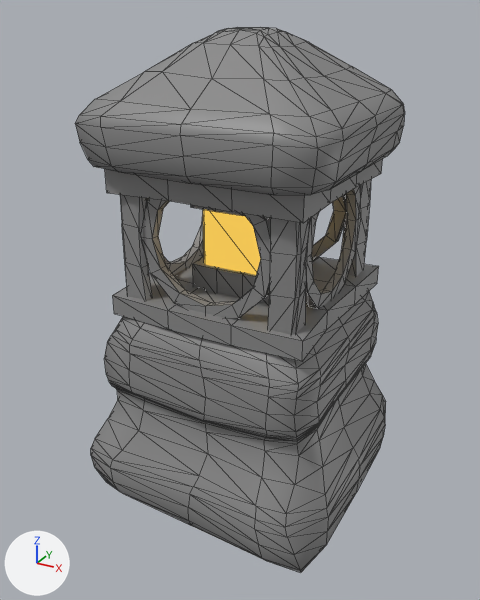
One commit to the glTF model decorations/lantern/lantern.glb: the scene before it, then after it.
Before and after are seen from a camera (50 mm lens) standing at (0.655, -1.242, 1.05) and looking at (-0.011, -0.031, 0.445). Every picture has the same lights, and +X, +Y and +Z are marked at lower left. Mesh edges are drawn as thin lines. Where no turn or scale is listed for an object, it has been applied to the vertices. Vertices at the same position are counted once.
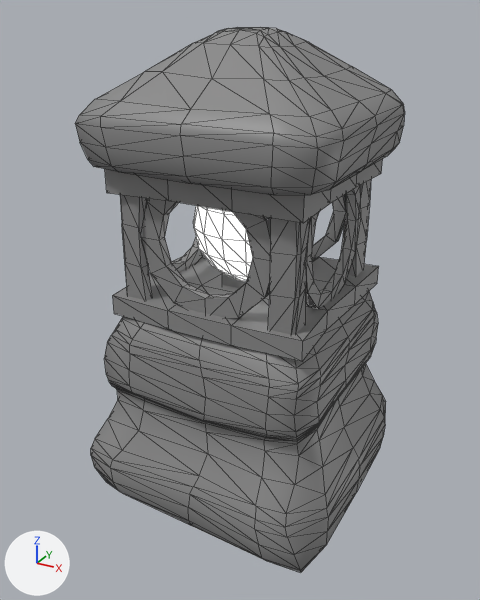
Boxes [x1, y1, x2, y2] around the edits, measured in the pictures (480 x 600 px; the box of a moved part takes in the faces that stretch with it):
```json
{"object": "Cube", "change": "recoloured, reshaped", "before": [203, 209, 261, 275], "after": [222, 273, 246, 288]}
{"object": "Sphere", "change": "added", "after": [193, 206, 253, 281]}
{"object": "Cube.005", "change": "deleted", "before": [193, 256, 270, 303]}
{"object": "Cube.004", "change": "deleted", "before": [191, 205, 245, 216]}
{"part": 1, "of": "me_cylinder", "change": "moved or reshaped", "before": [143, 200, 270, 318], "after": [143, 200, 270, 318]}
{"part": 2, "of": "me_cube_008", "change": "deleted", "before": [203, 209, 261, 275], "on screen": "yellow"}
{"part": 3, "of": "me_cube_008", "change": "added", "after": [222, 273, 246, 288]}
```

Edits to the scene script, one JSON object a line:
```json
{"op": "remove", "block": "mat_mat_emission", "code": "mat_mat_emission.emission_color = (0.886, 0.561, 0.0902)  # yellow #f2c555"}
{"block": "me_cylinder", "where": "me_cylinder.from_pydata(...)  # 192 vertices, 384 faces; spans x -0.196..0.196, y -0.196..0.196, z -0.154..0.154"}
{"block": "me_cylinder", "where": "# used by ob_cylinder_001; location = (0.0, 0.0, 0.62)"}
{"block": "me_cylinder", "change": "me_cylinder part 1: all 24 vertices in x -0.124..0.124, y -0.196..-0.175, z -0.124..0.124 are scaled about their middle by (0.868, 1, 0.868)"}
{"block": "me_cube_008", "where": "# used by ob_cube; location = (0.0, 0.0, 0.6)"}
{"op": "remove", "block": "me_cube_008", "code": "me_cube_008.from_pydata(...)  # 24 vertices, 44 faces; spans x -0.08..0.08, y -0.08..0.08, z -0.082..0.082"}
{"op": "remove", "block": "me_cube_008", "code": "me_cube_008.materials.append(mat_mat_emission)  # black #000000"}
{"op": "add", "block": "me_cube_008", "code": "me_cube_008.from_pydata(...)  # 8 vertices, 12 faces; spans x -0.047..0.047, y -0.047..0.047, z -0.214..0.214"}
{"block": "me_cube_008", "change": "me_cube_008 part 2: the whole mesh is rebuilt"}
{"block": "me_cube_008", "change": "me_cube_008 part 3"}
{"block": "me_cube_008", "change": "8 vertices are added at x -0.047..0.047, y -0.047..0.047, z -0.214..0.214"}
{"block": "me_cube_008", "change": "12 new faces join them"}
{"block": "me_cube_008", "change": "me_cube_008 part 4: the surface is now shaded flat"}
{"op": "add", "block": "me_cube_008", "code": "me_cube_008.materials.append(mat_mat_wood)  # grey #898989"}
{"op": "add", "block": "me_sphere", "code": ["me_sphere = bpy.data.meshes.new('Sphere')", "me_sphere.from_pydata(...)  # a UV sphere (16 segments, 8 rings, poles along z) spanning x -0.129..0.129, y -0.129..0.129, z -0.129..0.129", "me_sphere.materials.append(mat_mat_emission)  # black #000000"]}
{"op": "remove", "block": "ob_cube_004", "code": ["ob_cube_004 = bpy.data.objects.new('Cube.004', me_cube_009)", "ob_cube_004.location = (-0.005, 0.005, 0.678)"]}
{"op": "remove", "block": "ob_cube_005", "code": ["ob_cube_005 = bpy.data.objects.new('Cube.005', me_cube_010)", "ob_cube_005.location = (-0.005, 0.005, 0.504)"]}
{"op": "add", "block": "ob_sphere", "code": ["ob_sphere = bpy.data.objects.new('Sphere', me_sphere)", "ob_sphere.location = (0.0, 0.0, 0.62)"]}
```
